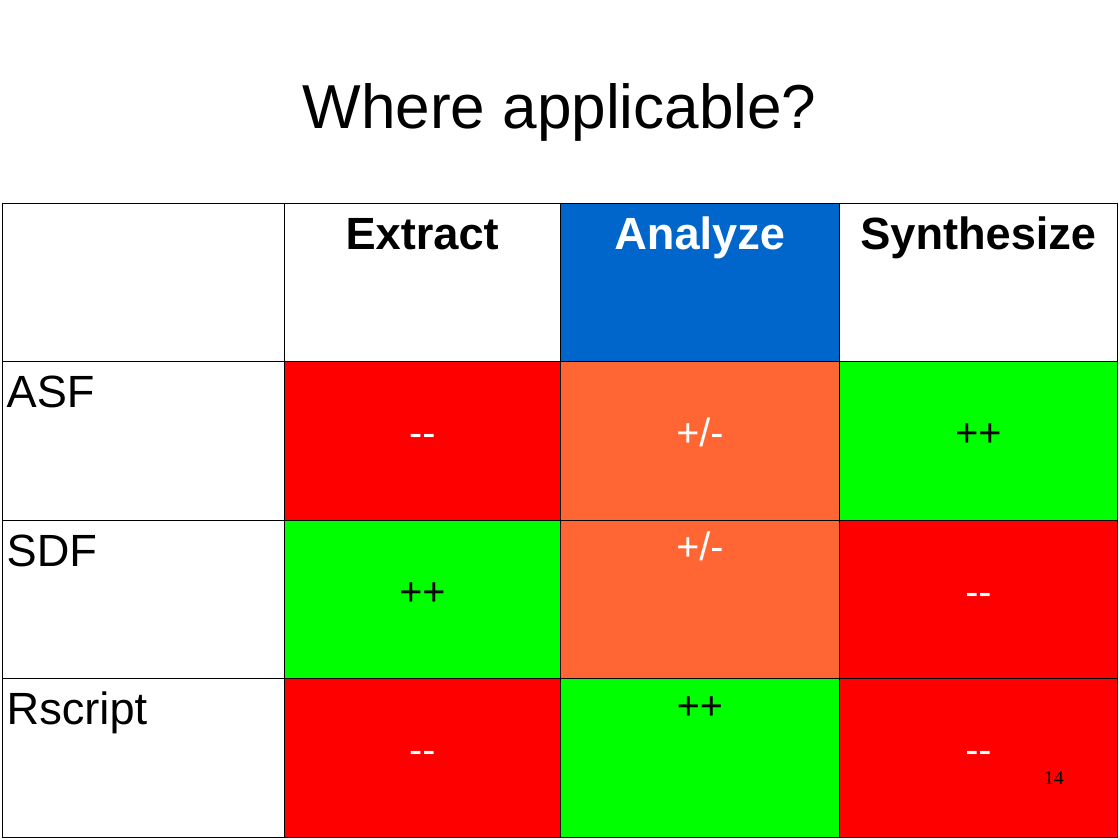
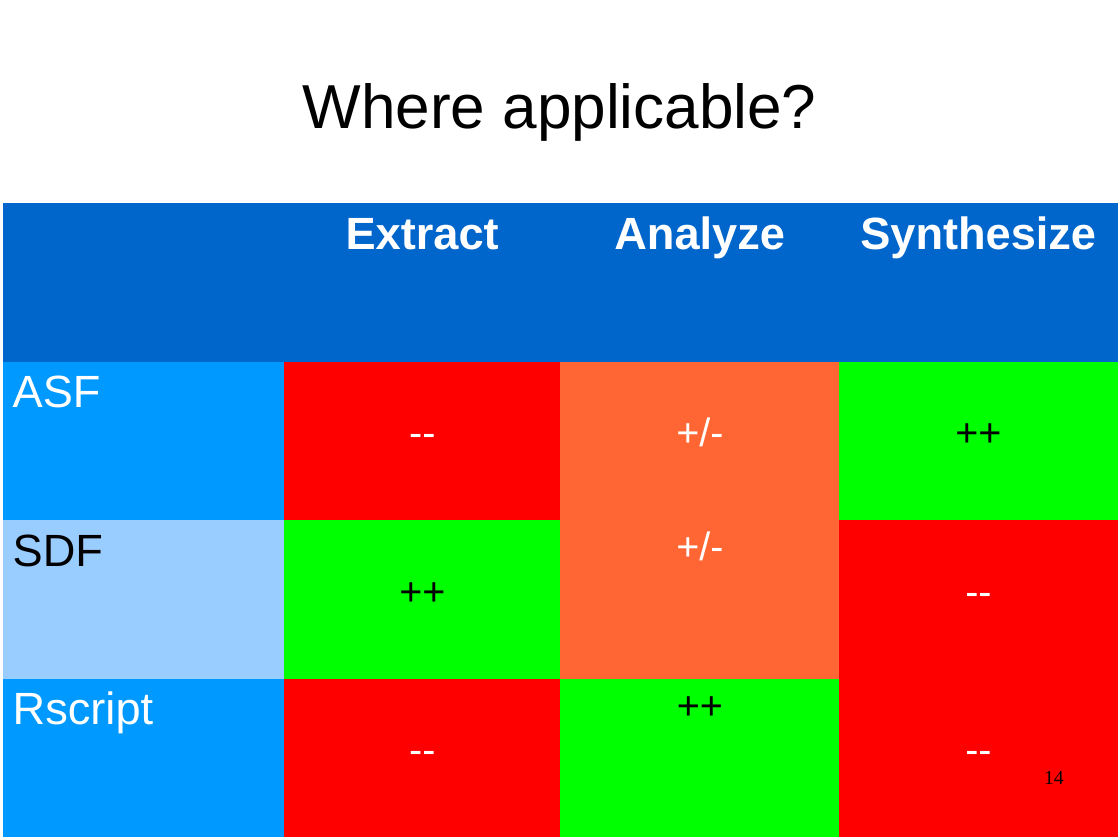
Before and after one commit to cwi-swat/meta-environment, a slide deck: slide 14 of meta-doc/analysis/rascal-slides/rascal-slides.odp. Drawn at 1120x840 pixels with LibreOffice and Linux fonts; fonts in the diff are those of the drawing; background and template pictures are left out. Boxes give left, top, right and bottom in pixels: in the first picture for what was removed or moved away, otherwise in the second. Text is boxed around its words. In the diff, an @@ line names an element or a change of style, - is before the commit and + after.

```diff
--- a/meta-doc/analysis/rascal-slides/rascal-slides.odp
+++ b/meta-doc/analysis/rascal-slides/rascal-slides.odp
@@ table at bbox=[3, 203, 1119, 837] @@
@@ fill none to #0066CC in 2 cells @@
@@ fill none to #0099FF in 2 cells @@
@@ fill none to #99CCFF in row 3, column 1 @@
@@ text colour #000000 to #FFFFFF in "Extract", "Synthesize", "ASF", "Rscript" @@
@@ borders changed @@
```
Also in this commit, not shown: 9 other slides changed.
